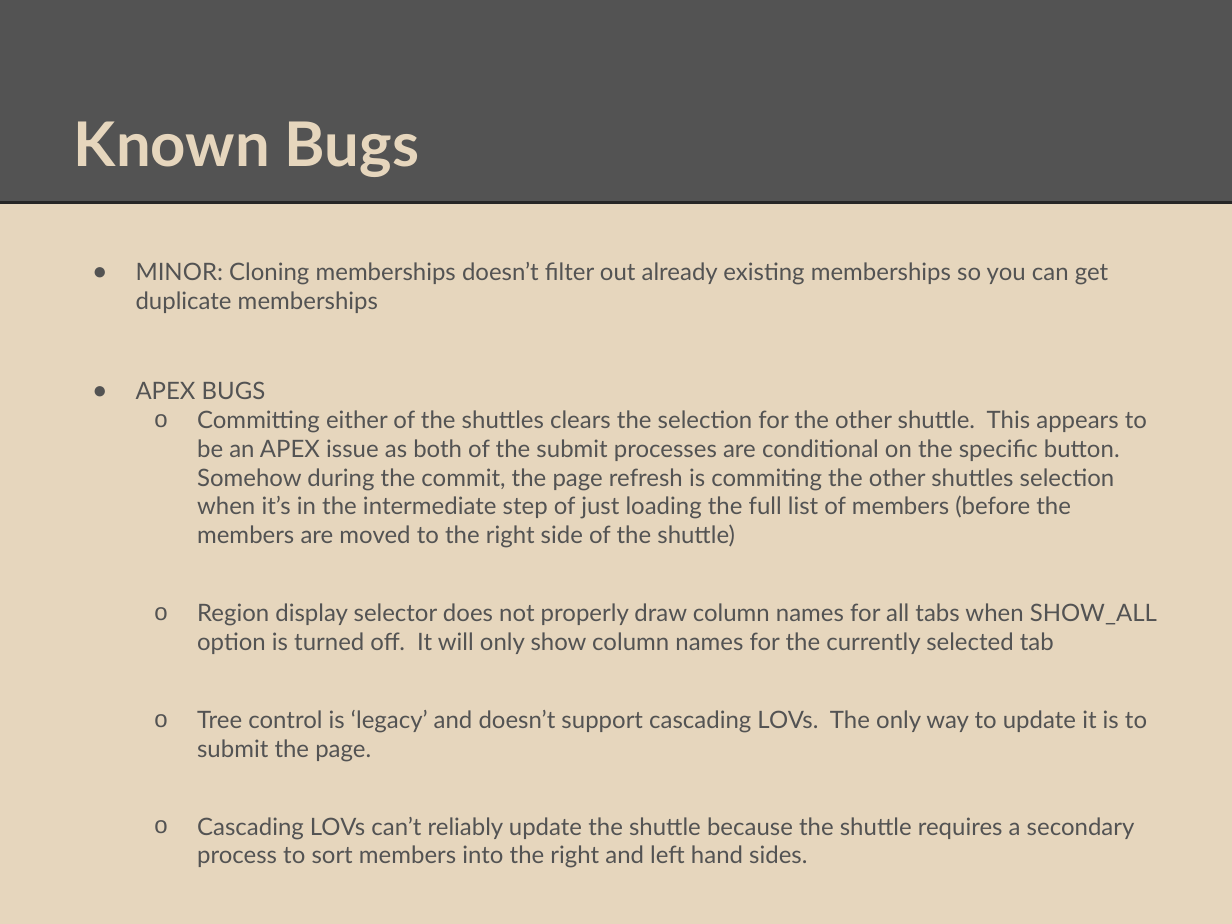
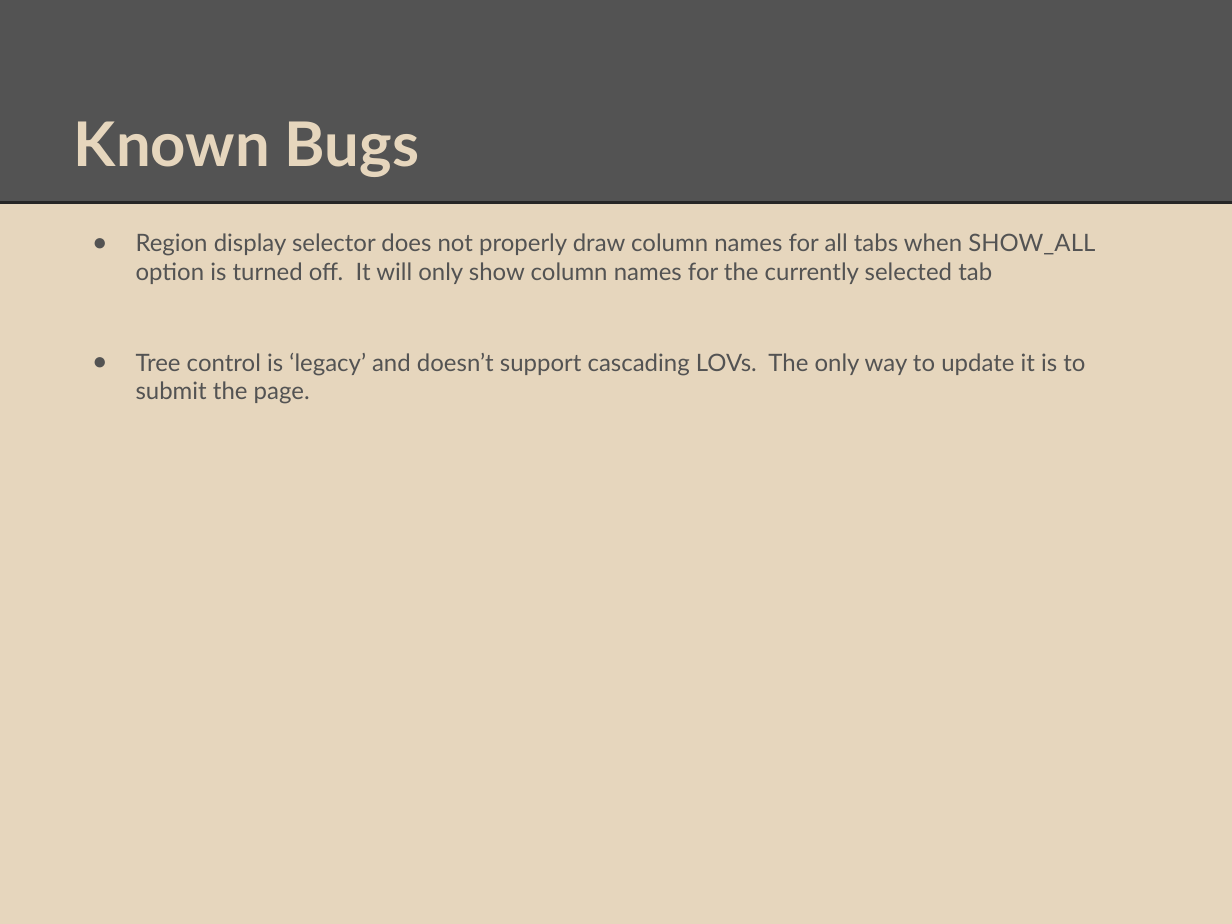
Before and after one commit to srr2224/cs347-notice-list-project, a slide deck: slide 12 of CS347 PROJECT PRESENTATION.pptx. Drawn at 1232x924 pixels with LibreOffice and Linux fonts; fonts in the diff are those of the drawing. Boxes give left, top, right and bottom in pixels: in the first picture for what was removed or moved away, otherwise in the second. Text is boxed around its words. In the diff, an @@ line names an element or a change of style, - is before the commit and + after.

Commit message:
updated presentation, fixed shuttle bug, improved user action behavior

```diff
--- a/CS347 PROJECT PRESENTATION.pptx
+++ b/CS347 PROJECT PRESENTATION.pptx
@@ text "Region display selector does not ..." at box(136, 233, 1095, 404): bullet o to ●; list level 2 to 1 in "Region display selector does not ..."; list level 2 to 1 in "Tree control is ‘legacy’ and ..." @@
@@ text at box(136, 262, 1147, 548): paragraphs removed @@
-● MINOR: Cloning memberships doesn’t filter out already existing memberships so you can get duplicate memberships
-● APEX BUGS
-  o Committing either of the shuttles clears the selection for the other shuttle. This appears to be an APEX issue as both of the submit processes are conditional on the specific button. Somehow during the commit, the page refresh is commiting the other shuttles selection when it’s in the intermediate step of just loading the full list of members (before the members are moved to the right side of the shuttle)
@@ text at box(197, 817, 1135, 868): paragraph removed @@
-  o Cascading LOVs can’t reliably update the shuttle because the shuttle requires a secondary process to sort members into the right and left hand sides.
```
Also in this commit, not shown: 2 other files.
